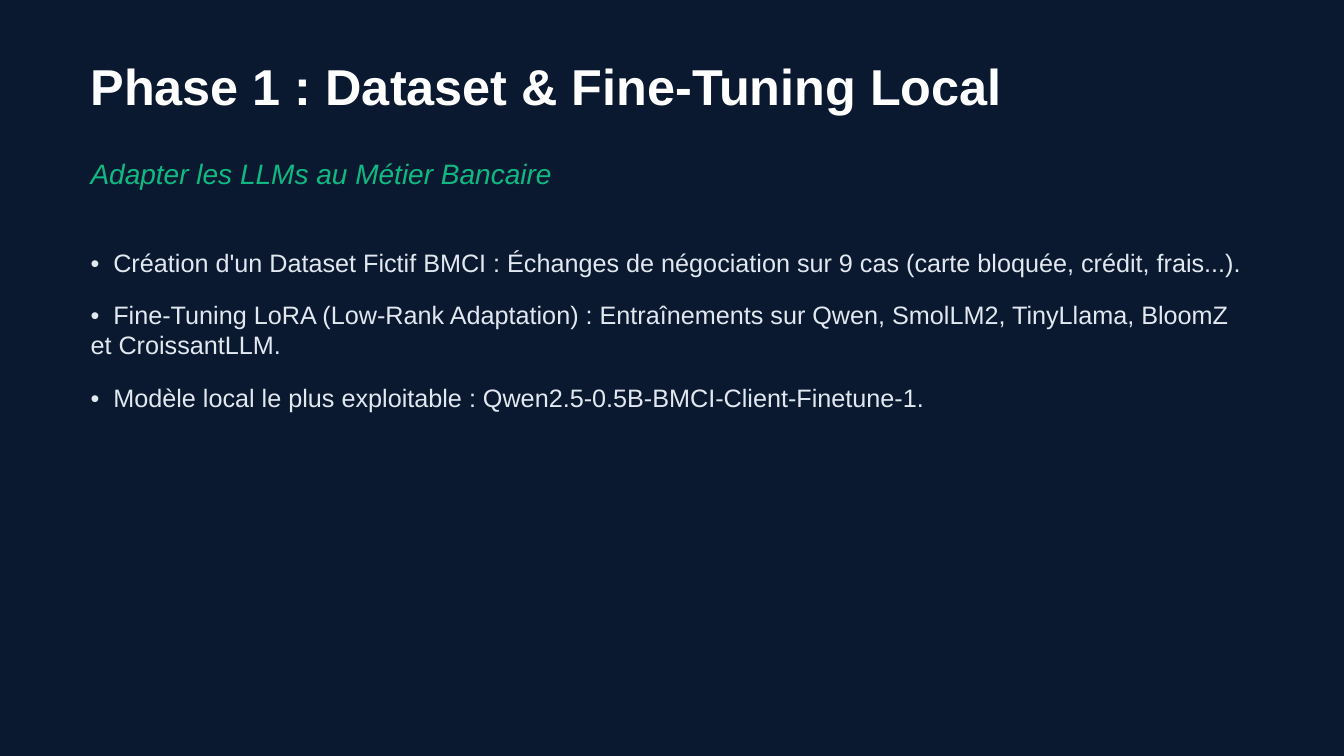
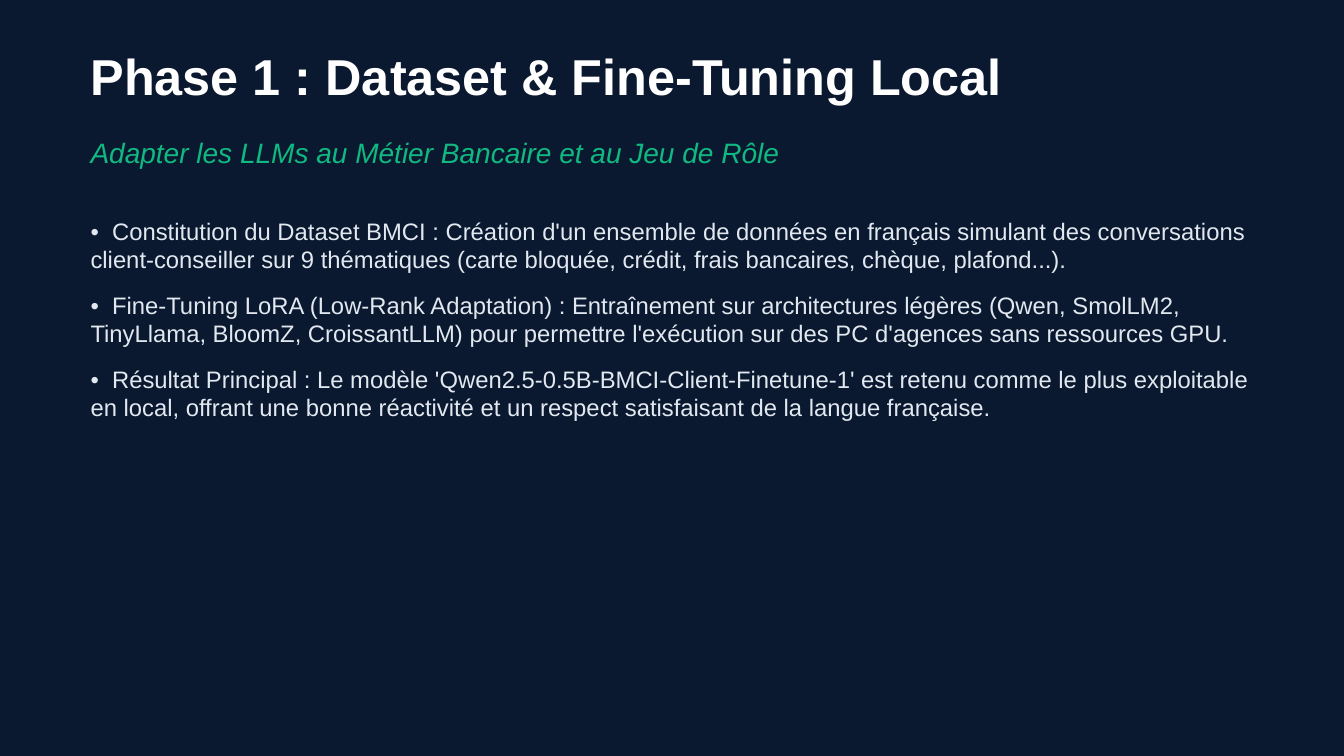
Before and after one commit to OrensObenas/BMCI_Voice_Test, a slide deck: slide 3 of presentation_bmci_livekit.pptx. Drawn at 1344x756 pixels with LibreOffice and Linux fonts; fonts in the diff are those of the drawing. Boxes give left, top, right and bottom in pixels: in the first picture for what was removed or moved away, otherwise in the second. Text is boxed around its words. In the diff, an @@ line names an element or a change of style, - is before the commit and + after.

```diff
--- a/presentation_bmci_livekit.pptx
+++ b/presentation_bmci_livekit.pptx
@@ text "Phase 1 : Dataset & ...": place and size @@
-text "Phase 1 : Dataset & ..." at <box>91,68,1001,115</box>
+text "Phase 1 : Dataset & ..." at <box>91,58,1001,105</box>
@@ text at <box>91,142,779,169</box>: text changed @@
-Adapter les LLMs au Métier Bancaire
+Adapter les LLMs au Métier Bancaire et au Jeu de Rôle
@@ text at <box>91,222,1248,421</box>: text changed; size 18 to 17 pt @@
-• Création d'un Dataset Fictif BMCI : Échanges de négociation sur 9 cas (carte bloquée, crédit, frais...).
-• Fine-Tuning LoRA (Low-Rank Adaptation) : Entraînements sur Qwen, SmolLM2, TinyLlama, BloomZ et CroissantLLM.
-• Modèle local le plus exploitable : Qwen2.5-0.5B-BMCI-Client-Finetune-1.
+• Constitution du Dataset BMCI : Création d'un ensemble de données en français simulant des conversations client-conseiller sur 9 thématiques (carte bloquée, crédit, frais bancaires, chèque, plafond...).
+• Fine-Tuning LoRA (Low-Rank Adaptation) : Entraînement sur architectures légères (Qwen, SmolLM2, TinyLlama, BloomZ, CroissantLLM) pour permettre l'exécution sur des PC d'agences sans ressources GPU.
+• Résultat Principal : Le modèle 'Qwen2.5-0.5B-BMCI-Client-Finetune-1' est retenu comme le plus exploitable en local, offrant une bonne réactivité et un respect satisfaisant de la langue française.
```
Also in this commit, not shown: 9 other slides changed.
